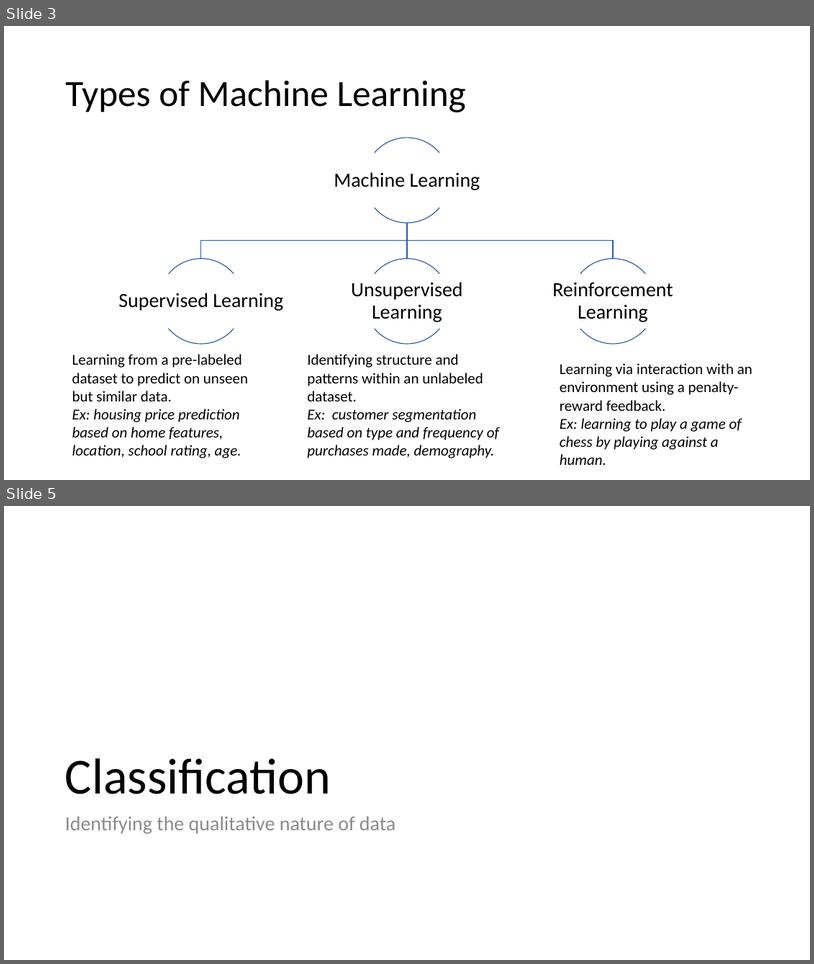
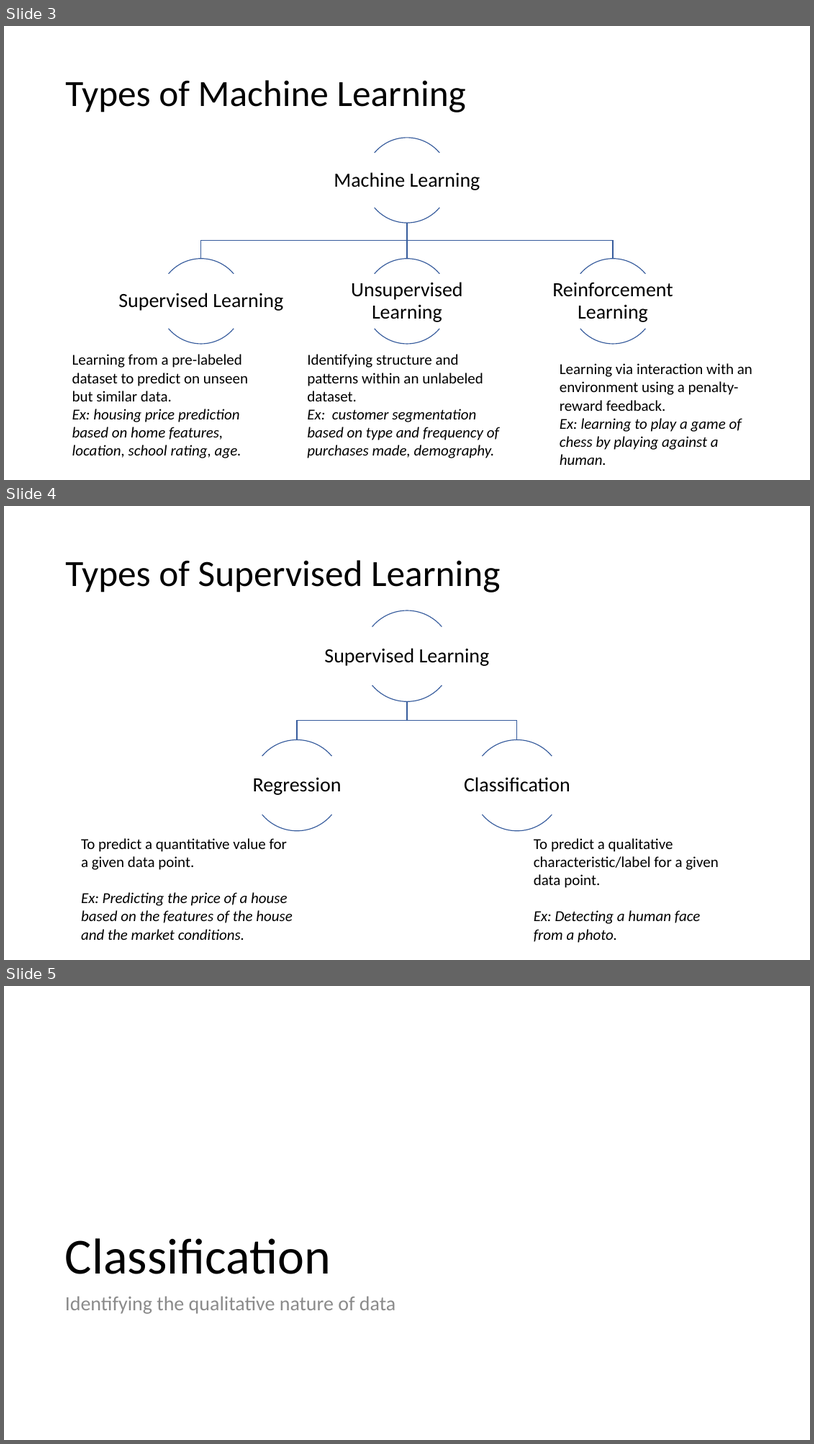
Before and after one commit to meenakshsundaram/AIML, a slide deck: DecisionTrees/DecisionTrees.pptx. Shown one above the other, each under a label of ours: slides 3 and 5 before the commit, slides 3, 4 and 5 after it; the slides between them are not shown. The pictures are 814x964 and 814x1444 pixels, drawn with LibreOffice and Linux fonts; fonts in the diff are those of the drawing. Boxes give left, top, right and bottom in pixels: in the first picture for what was removed or moved away, otherwise in the second. Text is boxed around its words. In the diff, an @@ line names an element or a change of style, - is before the commit and + after.

Commit message:
Updated Supervised Learning, Discussed Miss-Classification Loss

```diff
--- a/DecisionTrees/DecisionTrees.pptx
+++ b/DecisionTrees/DecisionTrees.pptx
@@ slide 4 added at (4, 506, 810, 960), background #FFFFFF @@
@@ title added at (65, 560, 500, 592), 44 pt, text #000000 @@
+Types of Supervised Learning
@@ group added at (252, 610, 571, 830): 6 arc (boxed as its full ellipse)s, 3 texts, 2 freeform shapes @@
+Supervised Learning
+Regression
+Classification
@@ text added at (81, 838, 293, 939), 18 pt, text #000000, italic @@
+To predict a quantitative value for a given data point.
+Ex: Predicting the price of a house based on the features of the house and the market conditions.
@@ text added at (534, 838, 718, 942), 18 pt, text #000000 @@
+To predict a qualitative characteristic/label for a given data point.
+Ex: Detecting a human face from a photo.
```
Also in this commit, not shown: 4 slides changed, 2 other slides added, 1 slide removed.
